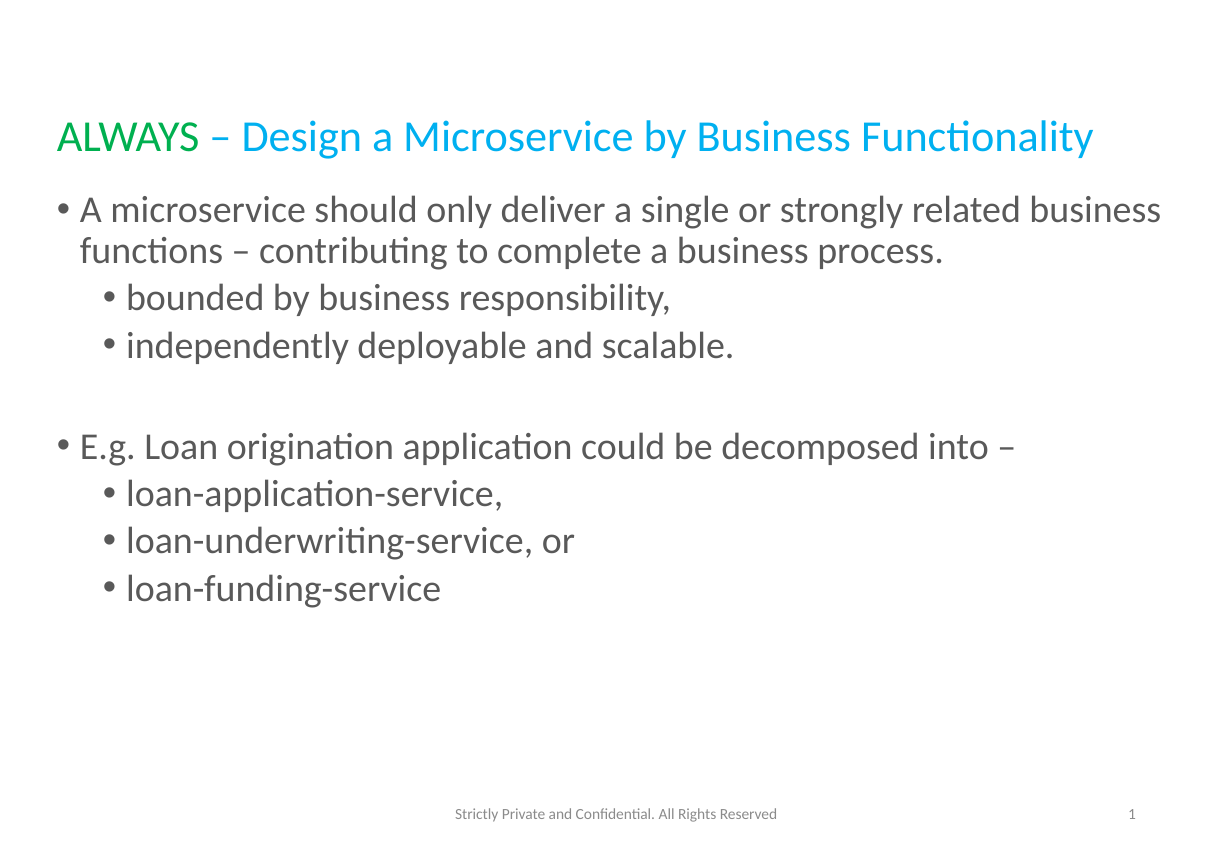
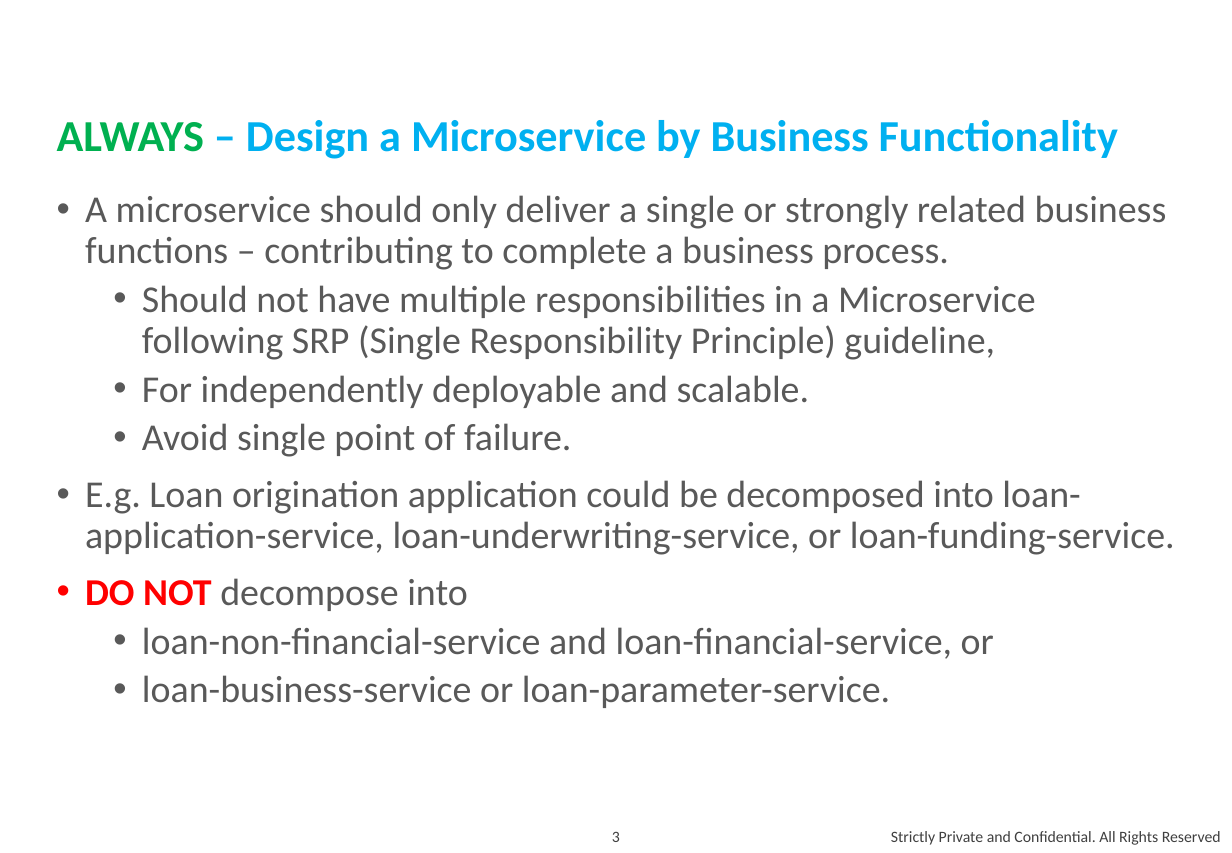
Before and after one commit to andylke/docs-microservice-dos-and-donts, a slide deck: slide 3 of microservice-dos-and-donts.pptx (slide 1 before the commit). Drawn at 1232x853 pixels with LibreOffice and Linux fonts; fonts in the diff are those of the drawing. Boxes give left, top, right and bottom in pixels: in the first picture for what was removed or moved away, otherwise in the second. Text is boxed around its words. In the diff, an @@ line names an element or a change of style, - is before the commit and + after.

```diff
--- a/microservice-dos-and-donts.pptx
+++ b/microservice-dos-and-donts.pptx
@@ title "ALWAYS – Design a Microservice ..." at (57,120,1118,159): bold on @@
@@ text at (85,195,1167,270): indent changed; more space between paragraphs @@
@@ text at (85,285,1175,708): text changed @@
-  • bounded by business responsibility,
-  • independently deployable and scalable.
-• E.g. Loan origination application could be decomposed into –
-  • loan-application-service,
-  • loan-underwriting-service, or
-  • loan-funding-service
+  • Should not have multiple responsibilities in a Microservice following SRP (Single Responsibility Principle) guideline,
+  • For independently deployable and scalable.
+  • Avoid single point of failure.
+• E.g. Loan origination application could be decomposed into loan-application-service, loan-underwriting-service, or loan-funding-service.
+• DO NOT decompose into
+  • loan-non-financial-service and loan-financial-service, or
+  • loan-business-service or loan-parameter-service.
@@ page number removed at (1128,809,1136,819) @@
-1
@@ page number added at (612,832,620,842), 10 pt, text #404040 @@
+3
@@ text "Strictly Private and Confidential. All ...": place and size @@
-text "Strictly Private and Confidential. All ..." at (455,808,778,822)
+text "Strictly Private and Confidential. All ..." at (891,831,1221,845)
@@ text "Strictly Private and Confidential. All ..." at (891,831,1221,845): size 9.8 to 10 pt, text colour #8C8C8C to #404040; alignment centre to right @@
```
Also in this commit, not shown: 10 other slides changed, 3 slides added, 4 slides removed, 1 other file.
